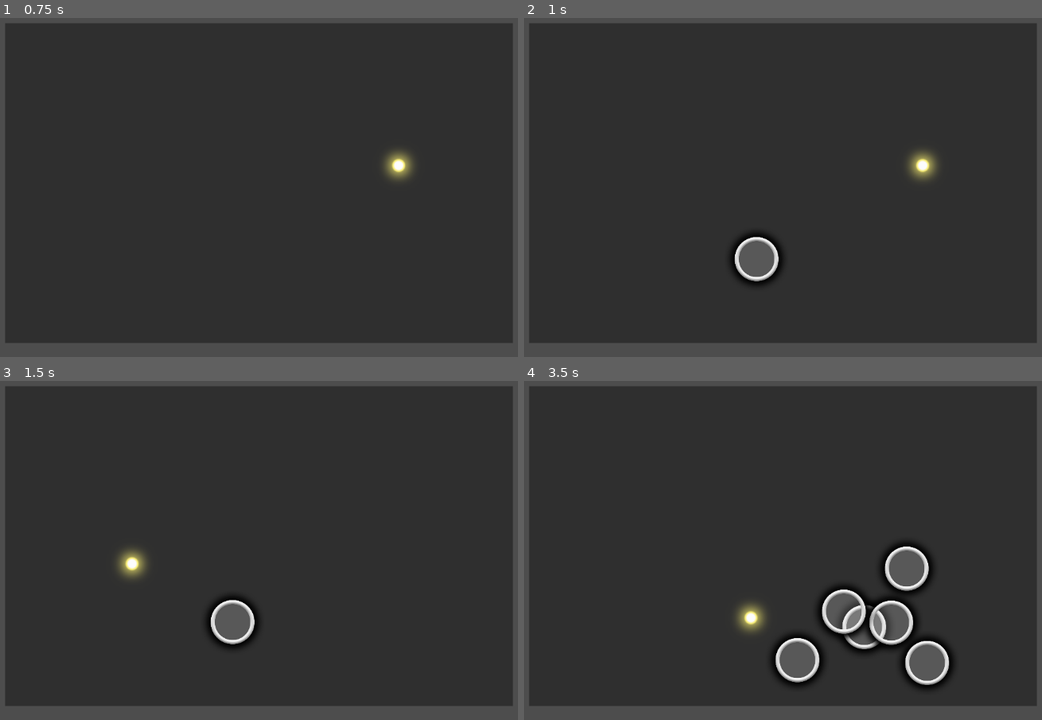
Above: before the commit, frames 1-4 (two rows, left to right).
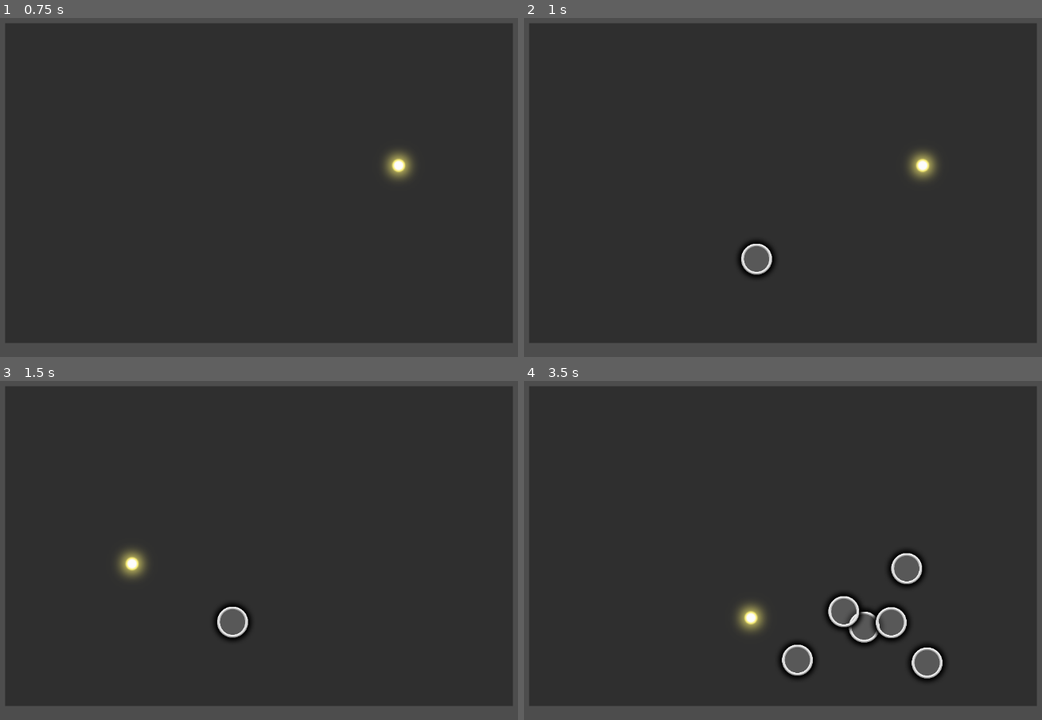
Above: after the commit, the same moments.

Repository: naixsu/Osu-Thingy
Game: Godot game, scene res://Scenes/Main.tscn
Same seed, same stepped clock (60 frames per second), same inputs: the game is played once before the commit and once after it. Sound files missing from this copy of the repository are replaced by a short silence.
Inputs (mouse positions are in pixels of both pictures, inside the frame that each line leads up to):
- Up to frame 1 (0.75 s): tap Enter at 0.5 s; move the mouse to (398, 163) at 0.52 s
- Up to frame 2 (1 s): no input
- Up to frame 3 (1.5 s): tap Space at 1.25 s; move the mouse to (129, 564) at 1.27 s
- Up to frame 4 (3.5 s): move the mouse to (845, 469) at 2.02 s; tap Enter at 2.75 s; move the mouse to (751, 618) at 2.77 s

Frame 1 is identical in both runs. In frame 2, 0.9% of the frame differs, in the area x 39-50%, y 63-79%; in frame 3, 0.9%; in frame 4, 5.1%, in the area x 47-83%, y 47-91%.

Commit message:
adjust scale

Diff:
--- a/Scenes/Note.tscn
+++ b/Scenes/Note.tscn
@@ -8,7 +8,6 @@
 
 [node name="Note" type="Node2D" groups=["Note"]]
 z_index = 1
-scale = Vector2(0.5, 0.5)
 script = ExtResource("1_4ba4c")
 
 [node name="Sprite2D" type="Sprite2D" parent="."]
--- a/Scripts/Main.gd
+++ b/Scripts/Main.gd
@@ -228,7 +228,7 @@
 	noteGroup.add_child(note)
 	note.timer.start()
 	note.global_position = scaledXY
-	note.scale = Vector2(circleSize, circleSize)
+	note.scale = Vector2(circleSize - 1, circleSize - 1)
 
 	#if type == 2 or type == 6:
 		#place_slider(obj)
